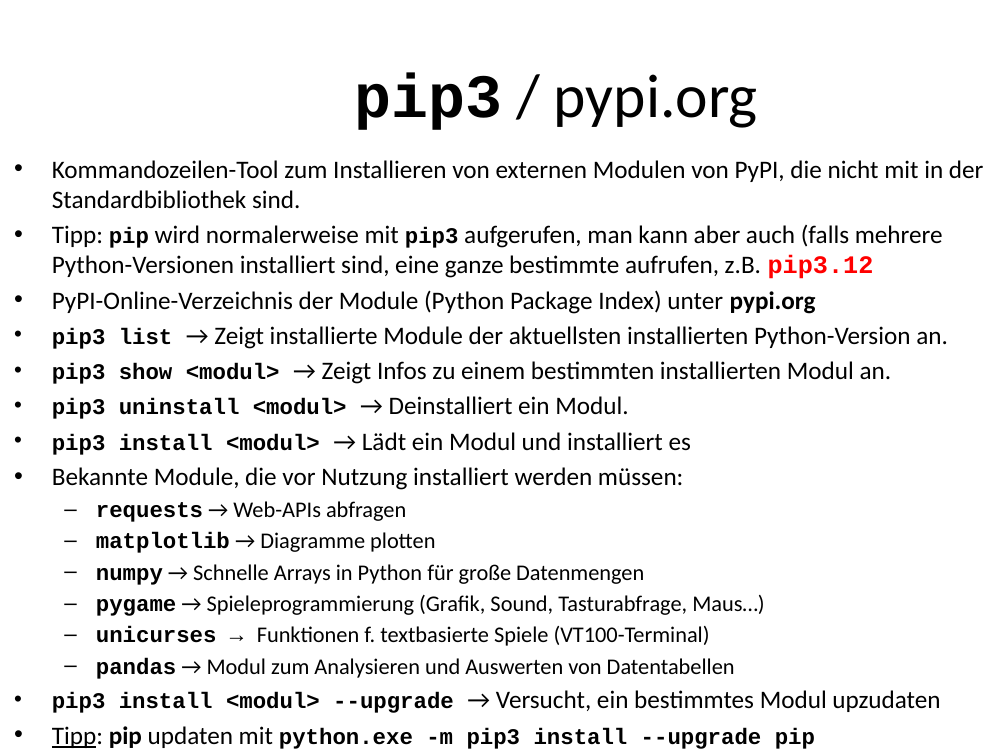
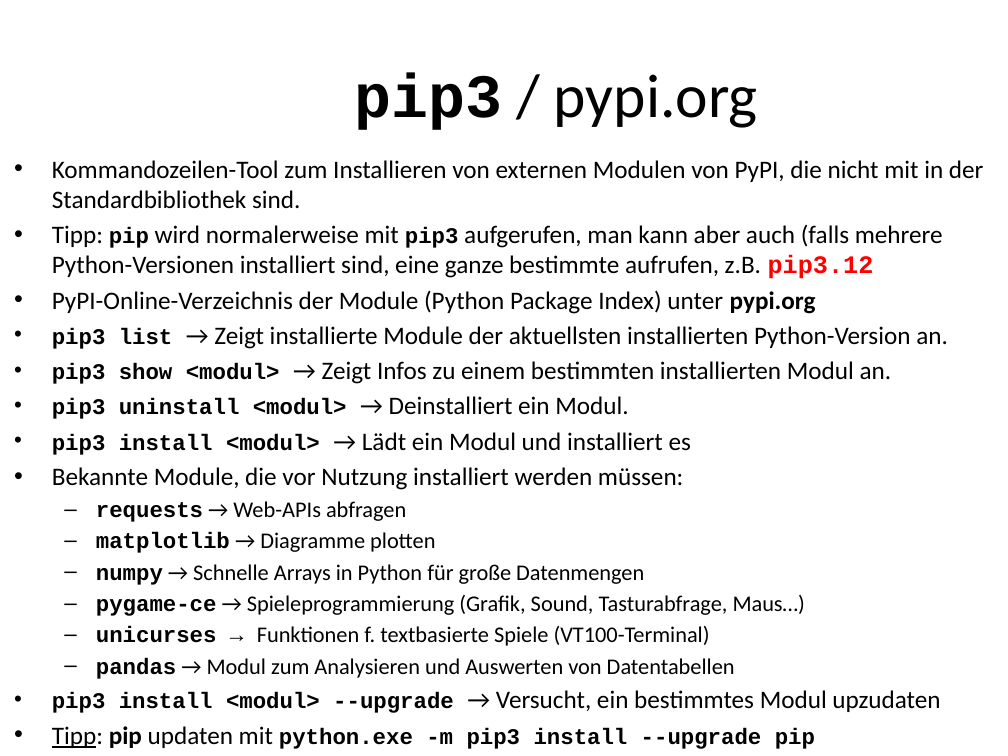
Before and after one commit to MickyRoth/Presentations, a slide deck: slide 84 of Python3 Fachinformatiker.pptx. Drawn at 1008x756 pixels with LibreOffice and Linux fonts; fonts in the diff are those of the drawing; background and template pictures are left out. Boxes give left, top, right and bottom in pixels: in the first picture for what was removed or moved away, otherwise in the second. Text is boxed around its words. In the diff, an @@ line names an element or a change of style, - is before the commit and + after.

```diff
--- a/Python3 Fachinformatiker.pptx
+++ b/Python3 Fachinformatiker.pptx
@@ text at box(96, 595, 805, 616): text changed @@
-  – pygame → Spieleprogrammierung (Grafik, Sound, Tasturabfrage, Maus…)
+  – pygame-ce → Spieleprogrammierung (Grafik, Sound, Tasturabfrage, Maus…)
```
Also in this commit, not shown: 1 slide added, 2 slides removed, 1 other file.
